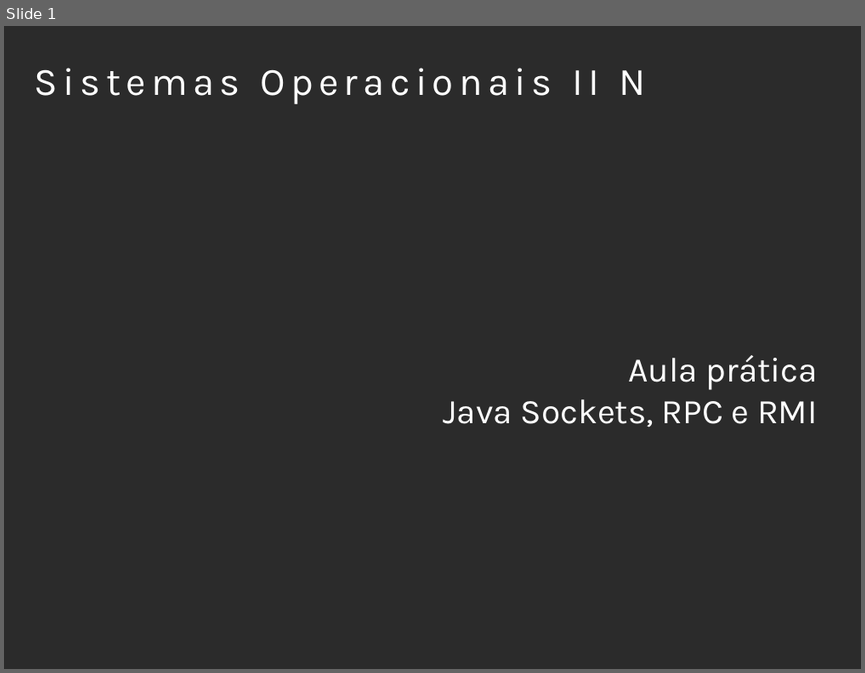
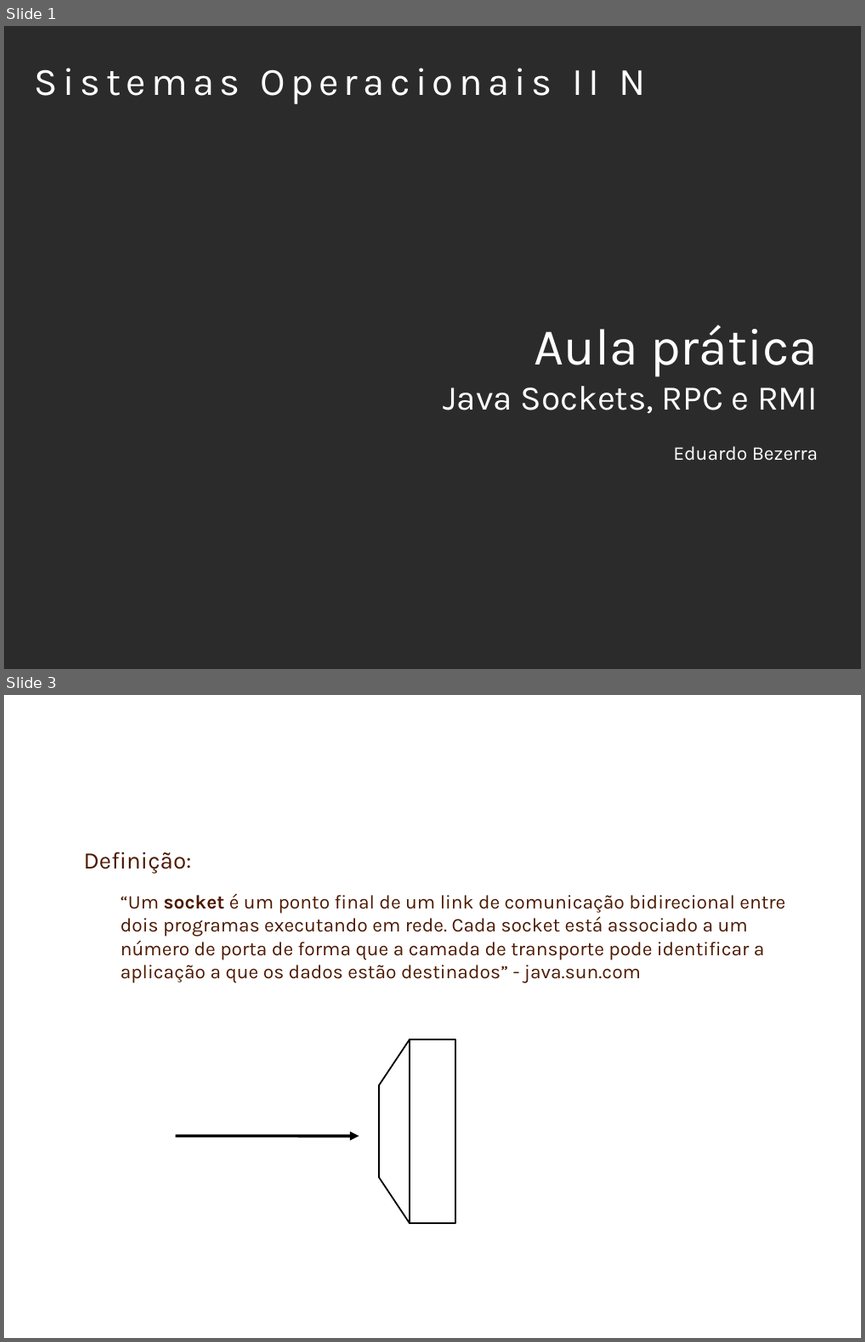
Before and after one commit to kdubezerra/kdubezerra, a slide deck: AD/slides.odp. Shown one above the other, each under a label of ours: slide 1 before the commit, slides 1 and 3 after it; the slides between them are not shown. The pictures are 865x673 and 865x1342 pixels, drawn with LibreOffice and Linux fonts; fonts in the diff are those of the drawing; background and template pictures are left out; a plain dark background stands for a picture behind light text. Boxes give left, top, right and bottom in pixels: in the first picture for what was removed or moved away, otherwise in the second. Text is boxed around its words. In the diff, an @@ line names an element or a change of style, - is before the commit and + after.

```diff
--- a/AD/slides.odp
+++ b/AD/slides.odp
@@ slide 3 added at (4,695,861,1338), background picture (left out) @@
@@ title added at (35,710,830,788), 36 pt, text #FFFFFF @@
+Sockets
@@ text added at (84,851,785,983), 18 pt, text #4C1900 @@
+● Definição:
+  − “Um socket é um ponto final de um link de comunicação bidirecional entre dois programas executando em rede. Cada socket está associado a um número de porta de forma que a camada de transporte pode identificar a aplicação a que os dados estão destinados” - java.sun.com
@@ text added at (501,918,560,932), 16 pt, text #FFFFFF @@
+socket
@@ text added at (703,921,714,932), 18 pt, text #FFFFFF @@
+P
+O
+R
+T
+A
@@ freeform shape added at (379,1039,409,1223), outline #000000 1.42 pt @@
@@ rectangle added at (409,1039,455,1223), outline #000000 1.42 pt @@
@@ text added at (245,1111,284,1134), 18 pt, text #FFFFFF @@
+rede
@@ arrow added from (175, 1136) to (359, 1136), #000000 2.83 pt @@
@@ slide 1 changed as well @@
@@ subtitle at (534,324,817,377): size 32 to 48 pt in "Aula prática" @@
@@ subtitle at (673,446,818,460): paragraph added @@
+Eduardo Bezerra
```
Also in this commit, not shown: 1 other slide added, 1 slide removed.
